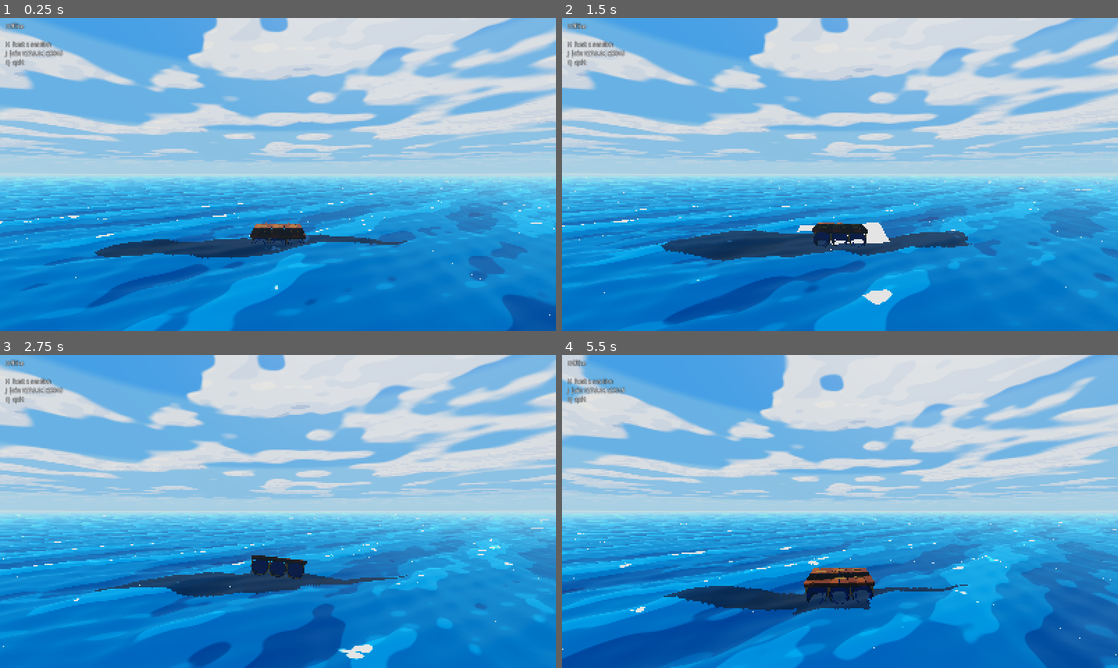
Above: before the commit, frames 1-4 (two rows, left to right).
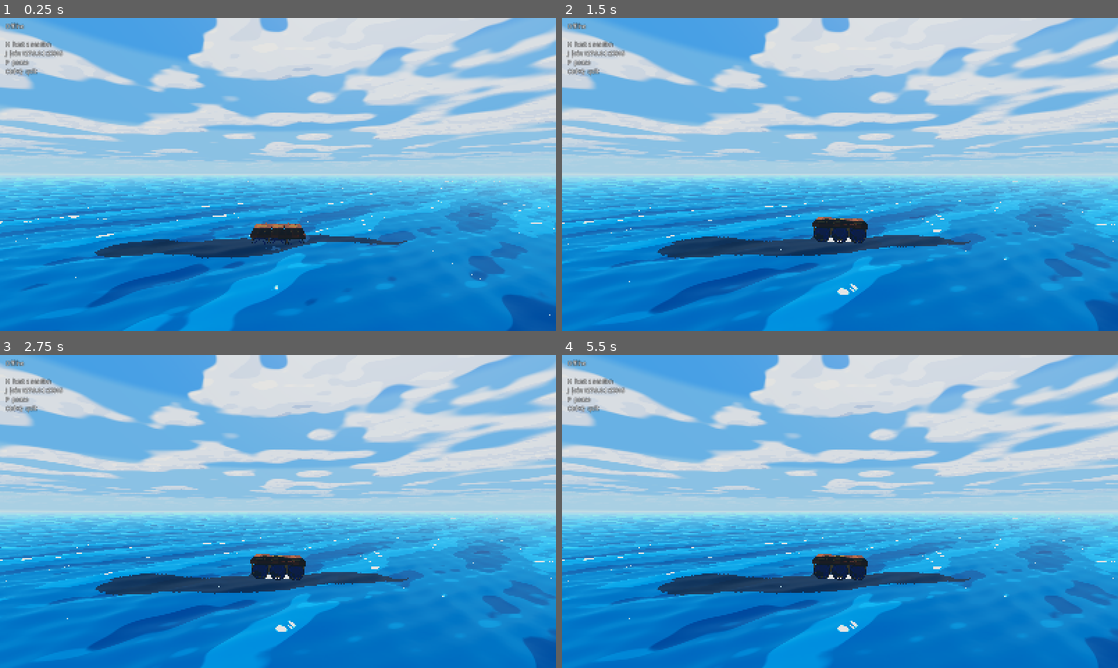
Above: after the commit, the same moments.

Repository: ICY0U/water-everywhere
Game: Godot game, scene res://scenes/multiplayer_demo.tscn
The game is run twice, just before and just after one commit, with the same random seed, the same clock (stepped at 60 frames per second) and the same inputs.
Inputs (mouse positions are in pixels of both pictures, inside the frame that each line leads up to):
- Up to frame 1 (0.25 s): no input
- Up to frame 2 (1.5 s): move the mouse to (867, 174) at 0.52 s; hold W (move_forward) from 0.53 s (still down); tap P at 0.6 s; click (867, 174) at 0.67 s; move the mouse to (812, 174) at 1.27 s; tap Alt (move_slow) at 1.35 s; click (812, 174) at 1.42 s
- Up to frame 3 (2.75 s): keep holding W (move_forward); tap P at 1.55, 2.3 s; move the mouse to (289, 505) at 2.02 s; hold Shift (move_sprint) from 2.03 s (still down); click (289, 505) at 2.17 s
- Up to frame 4 (5.5 s): keep holding W (move_forward); move the mouse to (834, 517) at 2.77 s; release Shift (move_sprint) at 2.78 s; tap V (toggle_view) at 2.85 s; click (834, 517) at 2.92 s; tap P at 3.05, 3.6, 4.55, 5.3 s; move the mouse to (878, 514) at 3.52 s; click (878, 514) at 3.67 s; move the mouse to (795, 508) at 4.27 s; tap R at 4.35 s; click (795, 508) at 4.42 s; move the mouse to (845, 511) at 5.02 s; tap F at 5.1 s; click (845, 511) at 5.17 s

The runs differ from the first frame. In frame 1, 0.1% of the frame differs, in the area x 1-7%, y 12-19%; in frame 2, 17%; in frame 3, 19%; in frame 4, 43%, in the area x 0-100%, y 0-100%.

Commit message:
Stop the quit key from firing every time a player dives
Q was already bound to move_down, and f6bf333 gave it a second meaning.
Nothing in the project consumes input events - player_input.gd polls the
action rather than handling it, and no script calls set_input_as_handled -
so every dive keypress also reached _unhandled_input and quit the game. A
client diving ended its own session; a host diving ended everyone's, since
the quit leaves the session first. Dive is held rather than tapped, so the
collision fired constantly.

Quit is now Ctrl+Q. The modifier is tested inside the arm because a
keycode match carries no modifier state, so a bare Q falls through to dive
as it always did. Every unmodified key worth having was already spoken for,
and requiring a chord also suits an action that ends the session for
everyone when the host presses it.

P pauses, finishing P2-1. It is refused while a session is active: pausing
is a single-player courtesy, and a client that stopped only its own clock
would drift out of step with the authority correcting it and then be
dragged back on resume. The sea stops with the tree, because
Ocean.elapsed_time accumulates in _process rather than reading wall-clock
time, so the CPU's idea of the surface and the shader's stay in agreement
across the freeze.

Verified by driving the handler directly: pause toggles offline, is refused
while hosting, and no unguarded quit arm remains. The runner reports waves,
buoyancy, reactions, session identity and spray green; multiplayer's known
isolation defect and a raft port collision with a concurrent run are
unrelated to this change.

Co-Authored-By: Claude Opus 5 <noreply@anthropic.com>

Diff:
--- a/scripts/network/multiplayer_game.gd
+++ b/scripts/network/multiplayer_game.gd
@@ -175,15 +175,40 @@
 		KEY_C:
 			if weather != null:
 				_request_weather(weather.presets.size())
+		KEY_P:
+			_toggle_pause()
 		KEY_Q:
-			_quit_game()
+			# Bare Q dives. Only the modified chord quits, and it is checked here rather than
+			# in the match because keycode alone carries no modifier state.
+			if key.ctrl_pressed:
+				_quit_game()
+
+
+## Freezes or resumes the world for this player alone.
+##
+## The sea stops with it: [member Ocean.elapsed_time] accumulates in [method Node._process] and
+## so is not advanced while the tree is paused, which keeps the CPU's idea of the surface and
+## the shader's agreeing across the freeze rather than drifting apart by the length of it.
+##
+## Deliberately local, and deliberately not offered in a session. Pausing is a single-player
+## courtesy; a networked peer cannot stop everyone else's sea, and a client that stopped only
+## its own clock would drift out of step with the authority it is being corrected toward and
+## then be dragged back the moment it resumed.
+func _toggle_pause() -> void:
+	if NetworkSession.is_active():
+		return
+	get_tree().paused = not get_tree().paused
+	_refresh_status()
 
 
 ## Leaves any session and closes the game.
 ##
-## [kbd]Escape[/kbd] is not used for this: it already releases the mouse in
-## [PlayerCamera], and a key that sometimes frees the cursor and sometimes ends the game is
-## worse than no quit key at all.
+## The chord is [kbd]Ctrl[/kbd] + [kbd]Q[/kbd], not a bare key, because every unmodified key
+## worth having is already spoken for: [kbd]Q[/kbd] alone dives, [kbd]Escape[/kbd] releases the
+## mouse in [PlayerCamera]. A key that sometimes dives and sometimes ends the game is worse
+## than no quit key at all — and dive is held rather than tapped, so the collision would fire
+## constantly. Requiring a modifier also suits an action that ends the session for everyone
+## when the host presses it.
 ##
 ## Leaving first is what lets the other side say something useful. A host that simply exits
 ## takes its socket with it and every client falls back to a bare "connection lost"; calling
@@ -492,7 +517,8 @@
 		offline.append("J  join %s:%d" % [
 			_join_address(), NetworkSession.port_from_command_line(),
 		])
-		offline.append("Q  quit")
+		offline.append("P  pause")
+		offline.append("Ctrl+Q  quit")
 		_status.text = "\n".join(offline)
 		return
 
Not shown, changed: README.md
